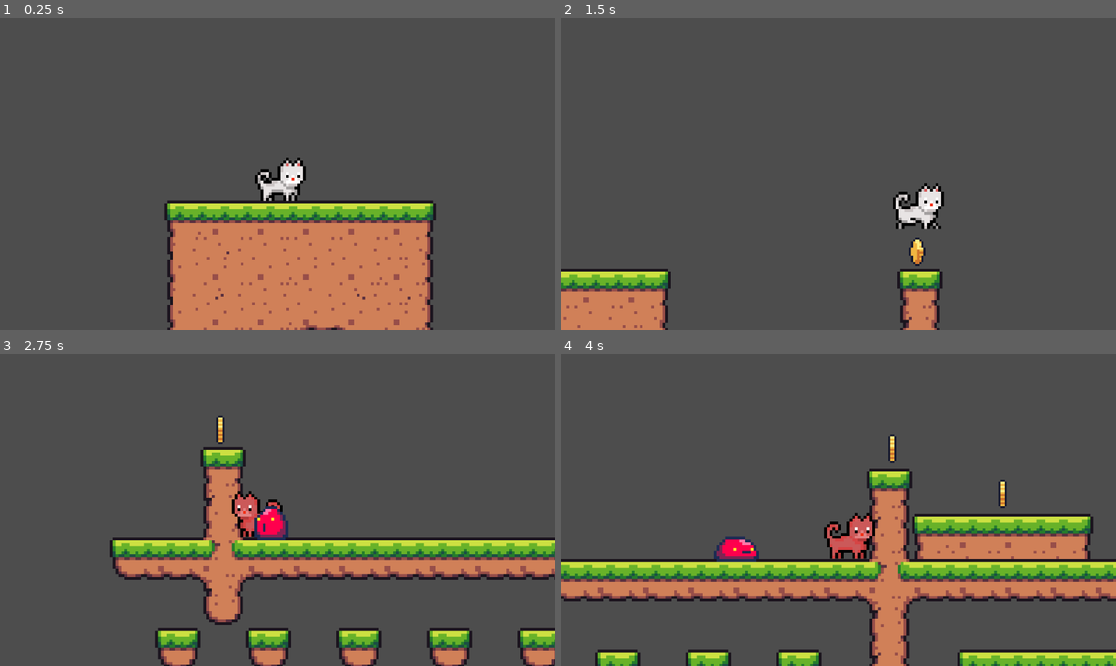
Above: before the commit, frames 1-4 (two rows, left to right).
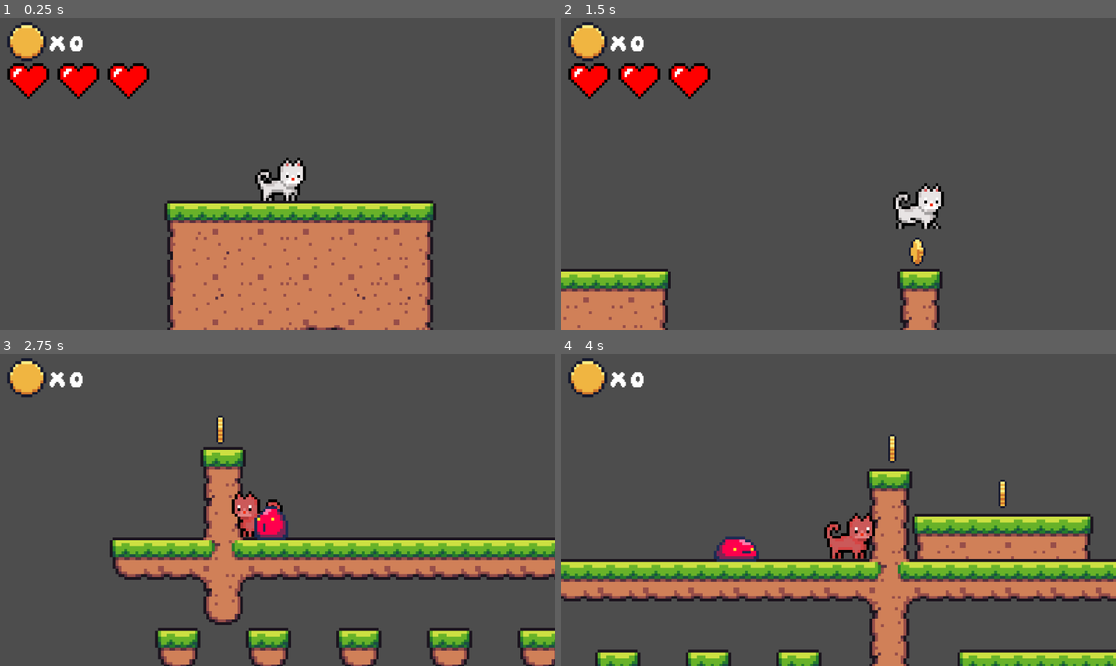
Above: after the commit, the same moments.

Repository: JorvisGS/Mayo_fio_erick_jorvis
Game: Godot game, scene res://Assests/mundos/pruebas/cajaarena.tscn
Two runs of this game, one before a commit and one after it. Both use one fixed random seed, a clock stepped at 60 frames per second and the inputs below. This scene is started directly instead of the project's main scene.
Inputs:
- Up to frame 1 (0.25 s): no input
- Up to frame 2 (1.5 s): hold D (derecha) from 0.53 s (still down); tap W (saltar) at 0.77 s
- Up to frame 3 (2.75 s): tap W (saltar) at 1.52 s; release D (derecha) at 2.03 s; hold A (izquierda) from 2.03 s (still down)
- Up to frame 4 (4 s): release A (izquierda) at 2.78 s; hold D (derecha) from 2.78 s (still down); tap W (saltar) at 3.02, 3.77 s

The runs differ from the first frame. In frame 1, 2.6% of the frame differs, in the area x 1-27%, y 1-27%; in frame 2, 2.6%; in frame 3, 0.8%; in frame 4, 0.8%.

Commit message:
PORFIN
Corazones, d momento 3, q desaparecen uno a uno al hacerse daño

Diff:
--- a/Assests/mundos/pruebas/cajaarena.tscn
+++ b/Assests/mundos/pruebas/cajaarena.tscn
@@ -1,7 +1,8 @@
-[gd_scene load_steps=8 format=4 uid="uid://0lq3ywraog88"]
+[gd_scene load_steps=9 format=4 uid="uid://0lq3ywraog88"]
 
 [ext_resource type="Texture2D" uid="uid://dlqe1g8jivv2o" path="res://Assests/Terreno/normal/Terrain (16 x 16).png" id="1_ycbdb"]
 [ext_resource type="PackedScene" uid="uid://dad3gyq7o4s6e" path="res://Assests/GatoBlanco/Gato.tscn" id="2_78jwu"]
+[ext_resource type="Texture2D" uid="uid://b5jpx2gs7rsu7" path="res://Assests/mundos/pruebas/heart.webp" id="2_mjfdr"]
 [ext_resource type="PackedScene" uid="uid://cquxox3bwajai" path="res://Assests/enemigos/Slime/Slime_2d.tscn" id="3_5lg8y"]
 [ext_resource type="PackedScene" uid="uid://dibh14f0arncu" path="res://gui_gato.tscn" id="5_1d388"]
 [ext_resource type="PackedScene" uid="uid://cbc4hx7etsgip" path="res://Assests/monedas/moneda.tscn" id="5_jtmfv"]
@@ -311,7 +312,37 @@
 position = Vector2(-1, 0)
 
 [node name="CanvasLayer" parent="." instance=ExtResource("5_1d388")]
-visible = false
+
+[node name="HBoxContainer" type="HBoxContainer" parent="CanvasLayer"]
+offset_right = 40.0
+offset_bottom = 40.0
+
+[node name="TextureRect" type="TextureRect" parent="CanvasLayer/HBoxContainer"]
+custom_minimum_size = Vector2(100, 0)
+layout_mode = 2
+
+[node name="Sprite2D" type="Sprite2D" parent="CanvasLayer/HBoxContainer/TextureRect"]
+position = Vector2(59, 131)
+scale = Vector2(0.08, 0.08)
+texture = ExtResource("2_mjfdr")
+
+[node name="TextureRect2" type="TextureRect" parent="CanvasLayer/HBoxContainer"]
+custom_minimum_size = Vector2(100, 0)
+layout_mode = 2
+
+[node name="Sprite2D" type="Sprite2D" parent="CanvasLayer/HBoxContainer/TextureRect2"]
+position = Vector2(59, 131)
+scale = Vector2(0.08, 0.08)
+texture = ExtResource("2_mjfdr")
+
+[node name="TextureRect3" type="TextureRect" parent="CanvasLayer/HBoxContainer"]
+custom_minimum_size = Vector2(100, 0)
+layout_mode = 2
+
+[node name="Sprite2D" type="Sprite2D" parent="CanvasLayer/HBoxContainer/TextureRect3"]
+position = Vector2(59, 131)
+scale = Vector2(0.08, 0.08)
+texture = ExtResource("2_mjfdr")
 
 [node name="TileMapLayer" type="TileMapLayer" parent="."]
 tile_map_data = PackedByteArray("AAAHAAUAAAABAAMAAAAIAAUAAAAEAAEAAAAJAAUAAAAGAAMAAAAKAAUAAAAEAAEAAAALAAYAAAAEAAUAAAAMAA …(2784 unchanged characters)…
--- a/Assests/scenas/zona_muerte.gd
+++ b/Assests/scenas/zona_muerte.gd
@@ -4,5 +4,7 @@
 func _on_body_entered(body: Node2D) -> void:
 	if body.is_in_group("jugador"):
 		if body.has_method("reproducir_animacion_daño"):
+			var canvas_layer = get_parent().get_node("../CanvasLayer")#
+			canvas_layer.take_damage()#
 			body.reproducir_animacion_daño()
 			await get_tree().create_timer(1.5).timeout  # espera 1.5 segundos
--- a/gui_gato.gd
+++ b/gui_gato.gd
@@ -1,13 +1,36 @@
 extends CanvasLayer
 @onready var moneda_label=$moneda_label
 var coin_count = 0
+@export var heart_texture : Texture2D
+var max_hearts := 3
+var current_hearts := 3
+
+@onready var hearts := [
+	$HBoxContainer/TextureRect,
+	$HBoxContainer/TextureRect2,
+	$HBoxContainer/TextureRect3
+]
+
+func take_damage(amount: int = 1):
+	current_hearts = max(current_hearts - amount, 0)
+	update_hearts()
+	if current_hearts <= 0:
+		print("¡Jugador muerto!")
+
+func update_hearts():
+	for i in range(max_hearts):
+		if i < current_hearts:
+			hearts[i].show()
+		else:
+			hearts[i].hide()
+
 func _on_moneda_collected():
 	coin_count += 1
 	moneda_label.text="X: "+ str(coin_count)
 
 # Called when the node enters the scene tree for the first time.
 func _ready() -> void:
-	pass # Replace with function body.
+	update_hearts()
 
 
 # Called every frame. 'delta' is the elapsed time since the previous frame.
Binary file added: Assests/mundos/pruebas/heart.webp
Not shown, added: Assests/mundos/pruebas/heart.webp.import
